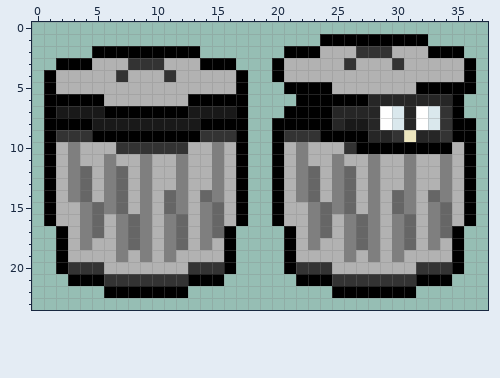
Edited in one commit: pixel-art sprite (Assets/Sprites/Sprite-Trashcan.png). Above: the version before the commit.
The file is 38x24 pixels. Colours within 5 levels of each other are drawn and written as one.
Once edited:
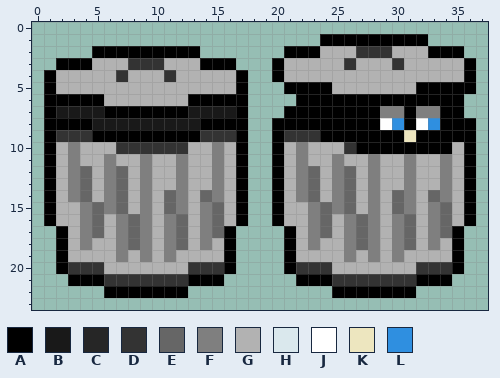
Palette (. is transparent): A #000000  B #191919  C #262626  D #333333  E #666666  F #7f7f7f  G #b2b2b2  H #dae8ed  J #ffffff  K #ede6bf  L #2f8fe0
From old to new:
Colour B gives way to colour A in row 8 at x 26 to 27.
Colour C gives way to colour A in row 6 at x 28 to 34; in row 7 at x 25 to 28 and 31; in row 8 at x 25, 28 and 31; in row 9 at x 28 to 29 and 32 to 33.
Colour D gives way to colour A in rows 7 to 8 at x 34; in row 9 at x 30 and 34.
Colour H gives way to colour F in row 7 at x 30 and 33.
Colour J gives way to colour F in row 7 at x 29 and 32.
Colour H gives way to colour L in row 8 at x 30 and 33.
Boxes around the changes in both pictures, in picture pixels (x1, y1, x2, y2):
changed: (332, 94, 452, 142)
